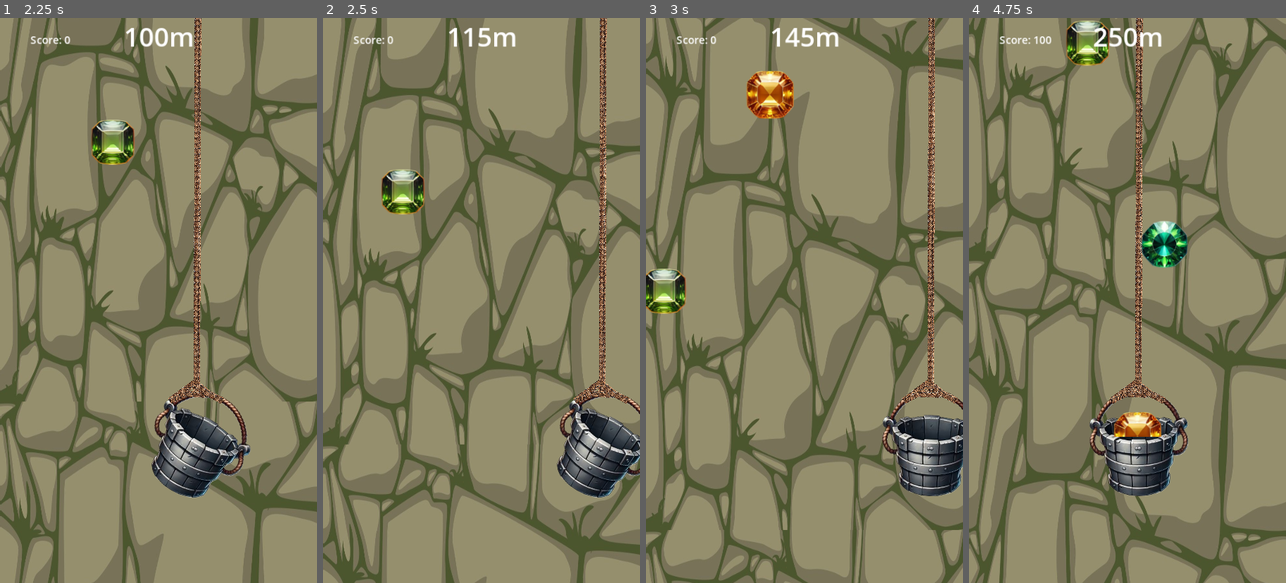
Above: before the commit, frames 1-4 (left to right).
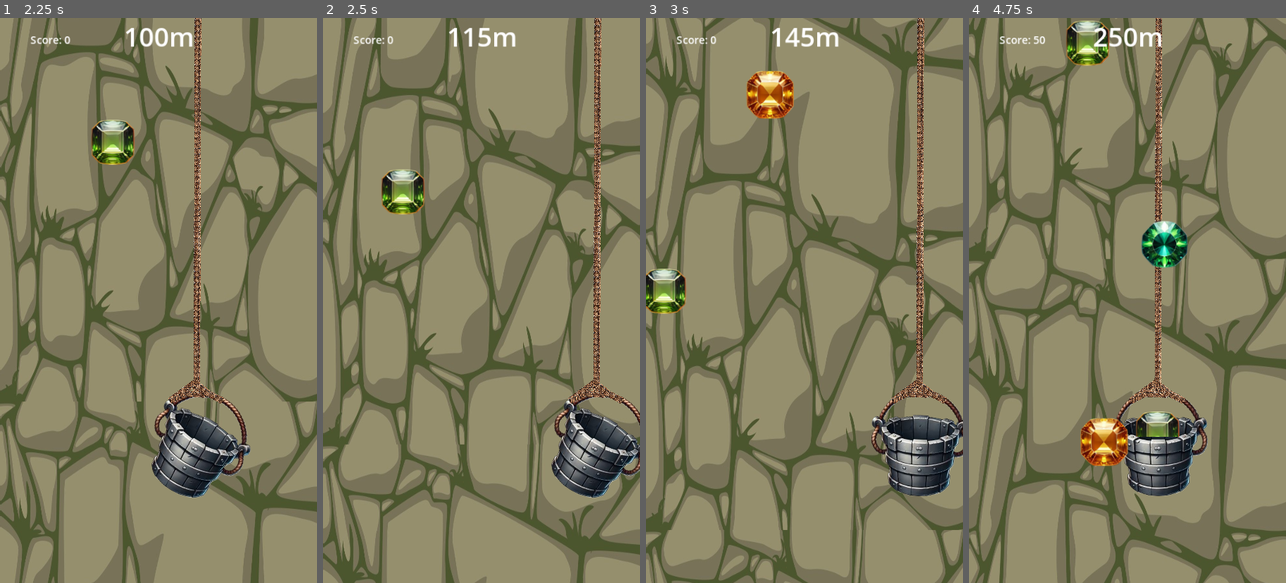
Above: after the commit, the same moments.

Repository: RehmahMuneeb/WWC
Game: Godot game, scene res://scenes/main.tscn
Same seed, same stepped clock (60 frames per second), same inputs: the game is played once before the commit and once after it.
Inputs (mouse positions are in pixels of both pictures, inside the frame that each line leads up to):
- Up to frame 1 (2.25 s): click "Play" at 0.5 s; move the mouse to (228, 272) at 1.27 s; click (228, 272) at 1.42 s; drag from (95, 328) to (171, 470) at 2.02 s
- Up to frame 2 (2.5 s): no input
- Up to frame 3 (3 s): move the mouse to (836, 176) at 2.77 s; click (836, 176) at 2.92 s
- Up to frame 4 (4.75 s): drag from (1111, 413) to (1032, 215) at 3.52 s; move the mouse to (1222, 385) at 4.27 s; click (1222, 385) at 4.42 s

Frame 1 is identical in both runs. In frame 2, 5.1% of the frame differs, in the area x 72-100%, y 0-85%; in frame 3, 5.8%; in frame 4, 7.4%, in the area x 20-76%, y 0-85%.

Commit message:
rock collision

Diff:
--- a/scenes/bucket.tscn
+++ b/scenes/bucket.tscn
@@ -1,8 +1,12 @@
-[gd_scene load_steps=4 format=3 uid="uid://bwgm6kbg6ol6q"]
+[gd_scene load_steps=5 format=3 uid="uid://bwgm6kbg6ol6q"]
 
 [ext_resource type="Script" path="res://scripts/bucket.gd" id="1_jnwf0"]
 [ext_resource type="Texture2D" uid="uid://bume63me30ecm" path="res://Jewels/Bucket1.png" id="2_2oo6i"]
 [ext_resource type="Texture2D" uid="uid://bt6bblqgui8l8" path="res://Rope text.webp" id="3_3rh06"]
+
+[sub_resource type="CapsuleShape2D" id="CapsuleShape2D_sf5e5"]
+radius = 46.0
+height = 118.0
 
 [node name="Bucket" type="CharacterBody2D"]
 script = ExtResource("1_jnwf0")
@@ -21,3 +25,7 @@
 
 [node name="JewelContainer" type="Node2D" parent="."]
 position = Vector2(246, 687)
+
+[node name="CollisionShape2D" type="CollisionShape2D" parent="."]
+position = Vector2(247, 717)
+shape = SubResource("CapsuleShape2D_sf5e5")
--- a/scenes/level.tscn
+++ b/scenes/level.tscn
@@ -8,8 +8,8 @@
 [ext_resource type="Script" path="res://scenes/ScoreLabel.gd" id="6_xouy4"]
 
 [sub_resource type="CapsuleShape2D" id="CapsuleShape2D_dsm1j"]
-radius = 50.0
-height = 120.0
+radius = 49.0
+height = 126.0
 
 [sub_resource type="Animation" id="Animation_glc3k"]
 length = 0.001
@@ -68,7 +68,7 @@
 collision_layer = 2
 
 [node name="CollisionShape2D" type="CollisionShape2D" parent="Bucket/Area2D"]
-position = Vector2(-17, -61)
+position = Vector2(-18, -88)
 shape = SubResource("CapsuleShape2D_dsm1j")
 
 [node name="AnimationPlayer" type="AnimationPlayer" parent="Bucket"]
--- a/scenes/rock.tscn
+++ b/scenes/rock.tscn
@@ -16,7 +16,7 @@
 texture = ExtResource("1_hpbej")
 
 [node name="CollisionShape2D" type="CollisionShape2D" parent="."]
-position = Vector2(-4, 1)
+position = Vector2(-1, 1)
 shape = SubResource("CircleShape2D_qkbiy")
 
 [connection signal="body_entered" from="." to="." method="_on_body_entered"]
